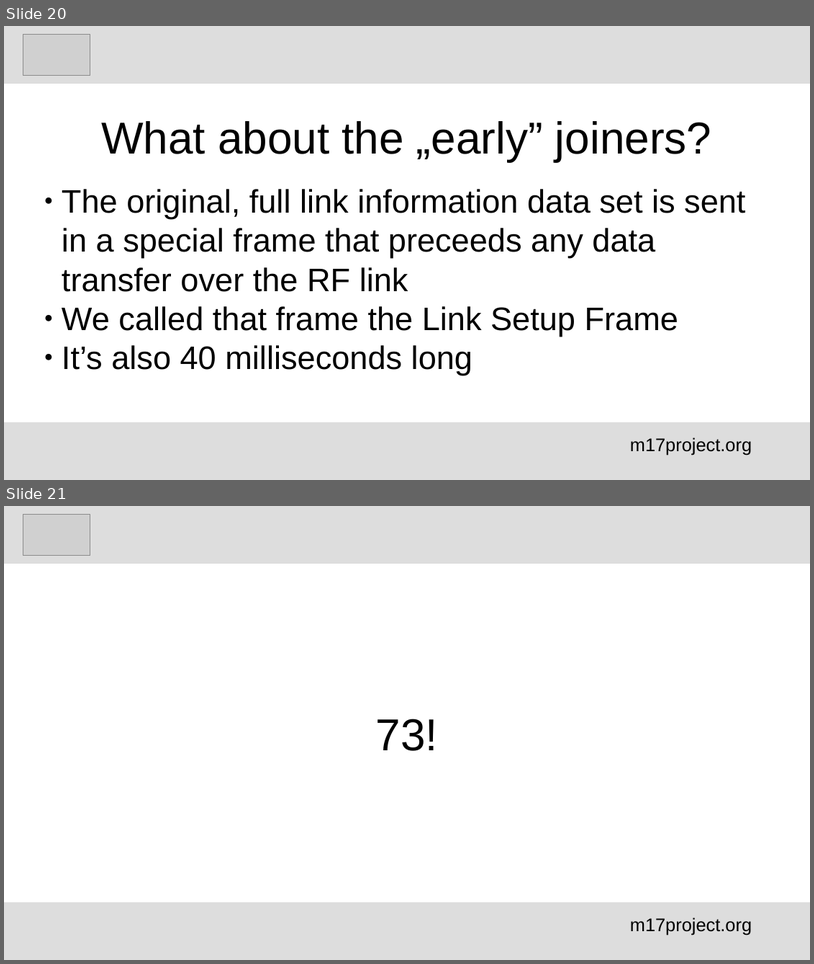
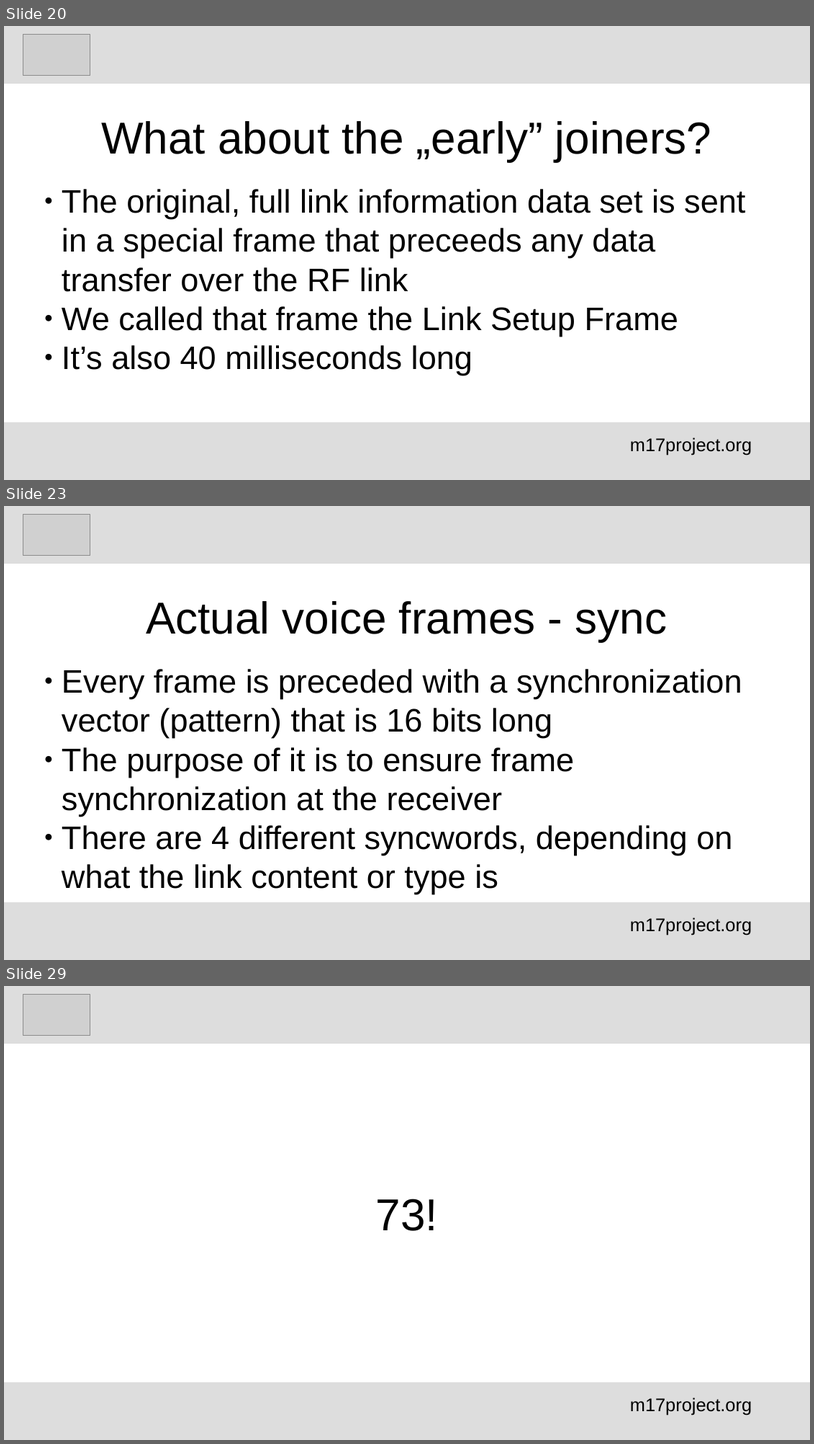
Before and after one commit to M17-Project/M17_education, a slide deck: English/M17_voice_encoding_en.odp. Shown one above the other, each under a label of ours: slides 20 and 21 before the commit, slides 20, 23 and 29 after it; the slides between them are not shown. The pictures are 814x964 and 814x1444 pixels, drawn with LibreOffice and Linux fonts; fonts in the diff are those of the drawing; grey boxes stand for pictures. Boxes give left, top, right and bottom in pixels: in the first picture for what was removed or moved away, otherwise in the second. Text is boxed around its words. In the diff, an @@ line names an element or a change of style, - is before the commit and + after.

```diff
--- a/English/M17_voice_encoding_en.odp
+++ b/English/M17_voice_encoding_en.odp
@@ slide 23 added at <box>4,506,810,960</box>, background #FFFFFF @@
@@ rectangle added at <box>4,506,810,564</box>, fill #DDDDDD @@
@@ picture added at <box>23,514,90,556</box> @@
@@ title added at <box>146,601,668,641</box>, 44 pt, text #000000 @@
+Actual voice frames - sync
@@ subtitle added at <box>62,669,743,894</box>, 32 pt, text #000000 @@
+● Every frame is preceded with a synchronization vector (pattern) that is 16 bits long
+● The purpose of it is to ensure frame synchronization at the receiver
+● There are 4 different syncwords, depending on what the link content or type is
@@ rectangle added at <box>4,902,810,960</box>, fill #DDDDDD @@
@@ text added at <box>630,917,752,934</box>, 18 pt, text #000000 @@
+m17project.org
@@ what was slide 21 is now slide 29 @@
```
Also in this commit, not shown: 1 slide changed, 7 other slides added.
